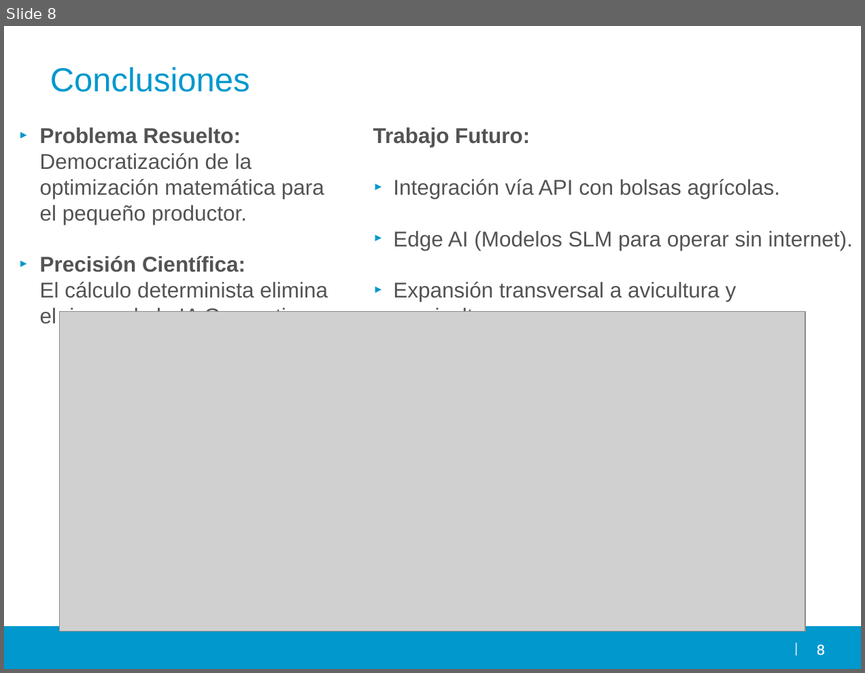
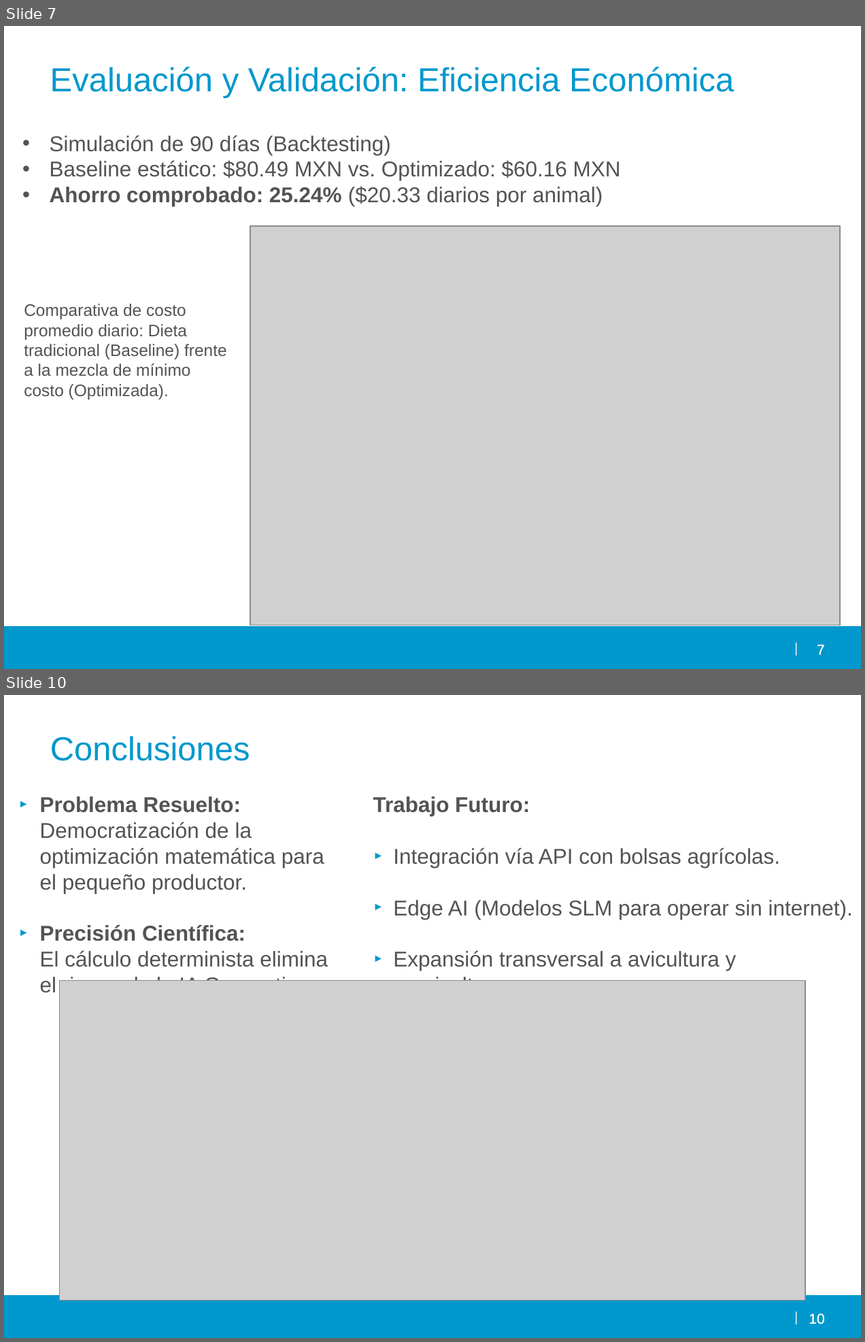
Before and after one commit to Caporal-AI/caporal-ai, a slide deck: docs/Caporal AI.pptx. Shown one above the other, each under a label of ours: slide 8 before the commit, slides 7 and 10 after it; the slides between them are not shown. The pictures are 865x673 and 865x1342 pixels, drawn with LibreOffice and Linux fonts; fonts in the diff are those of the drawing; grey boxes stand for pictures; background and template pictures are left out. Boxes give left, top, right and bottom in pixels: in the first picture for what was removed or moved away, otherwise in the second. Text is boxed around its words. In the diff, an @@ line names an element or a change of style, - is before the commit and + after.

```diff
--- a/docs/Caporal AI.pptx
+++ b/docs/Caporal AI.pptx
@@ slide 7 added at [4,26,861,669], background #FFFFFF; not listed: 2 template elements that a slide beside it also shows @@
@@ text added at [50,67,734,98], 28 pt, text #0098CD @@
+Evaluación y Validación: Eficiencia Económica
@@ text added at [50,135,621,206], 18 pt, text #535353 @@
+• Simulación de 90 días (Backtesting)
+• Baseline estático: $80.49 MXN vs. Optimizado: $60.16 MXN
+• Ahorro comprobado: 25.24% ($20.33 diarios por animal)
@@ picture added at [250,226,839,625] @@
@@ text added at [24,303,227,399], 14 pt, text #535353 @@
+Comparativa de costo promedio diario: Dieta tradicional (Baseline) frente a la mezcla de mínimo costo (Optimizada).
@@ page number added at [799,640,825,656], 12 pt, text #FFFFFF @@
+7
@@ page number added at [817,644,825,654], 12 pt, text #FFFFFF @@
+7
@@ what was slide 8 is now slide 10 @@
@@ page number at [799,1309,825,1325]: text changed @@
-8
+10
@@ page number at [808,1313,824,1324]: text changed @@
-8
+10
```
Also in this commit, not shown: 2 other slides added, 1 slide removed.
